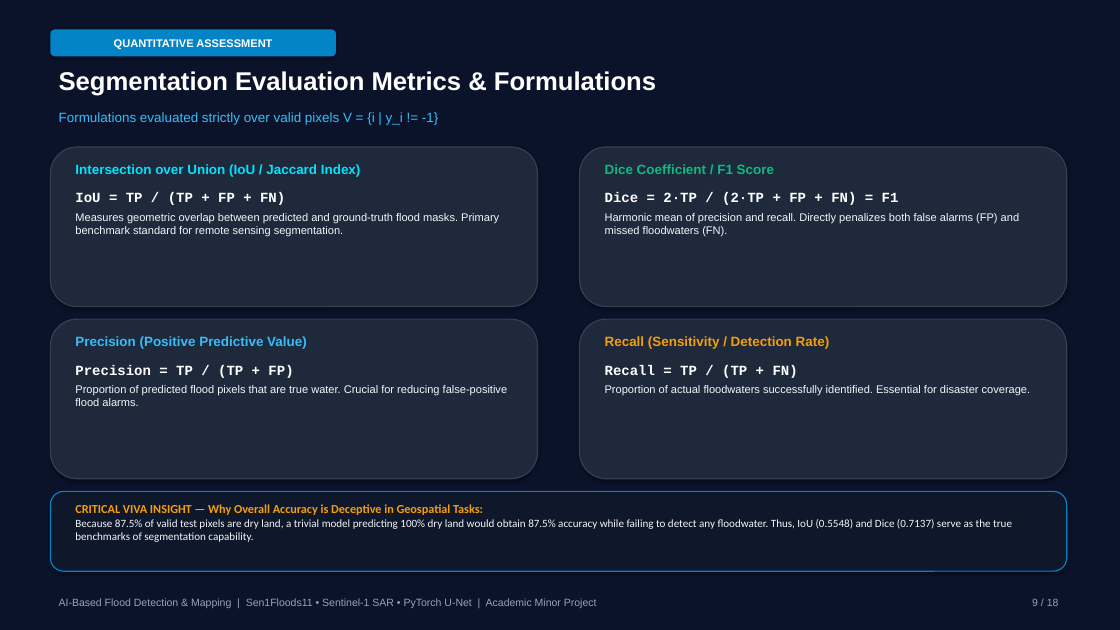
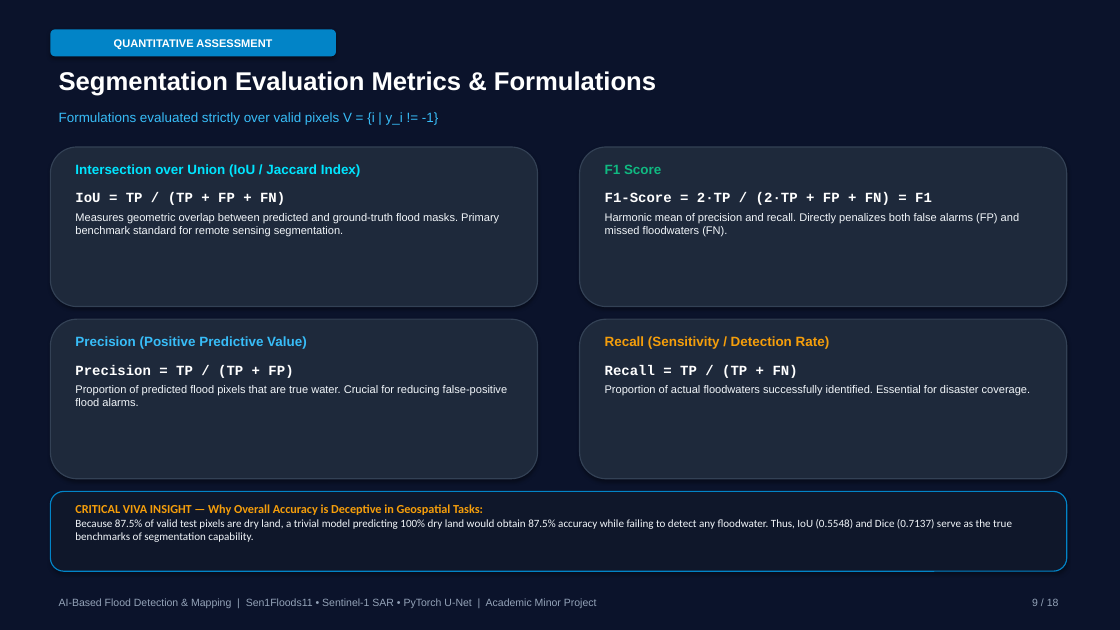
Before and after one commit to SupremeNexas/Ai-flood, a slide deck: slide 10 of AI_Flood_Detection_Minor_Project_Final.pptx (slide 9 before the commit). Drawn at 1120x630 pixels with LibreOffice and Linux fonts; fonts in the diff are those of the drawing. Boxes give left, top, right and bottom in pixels: in the first picture for what was removed or moved away, otherwise in the second. Text is boxed around its words. In the diff, an @@ line names an element or a change of style, - is before the commit and + after.

```diff
--- a/AI_Flood_Detection_Minor_Project_Final.pptx
+++ b/AI_Flood_Detection_Minor_Project_Final.pptx
@@ text at (605, 164, 661, 174): text changed @@
-Dice Coefficient / F1 Score
+F1 Score
@@ text at (605, 192, 932, 205): text changed @@
-Dice = 2·TP / (2·TP + FP + FN) = F1
+F1-Score = 2·TP / (2·TP + FP + FN) = F1
```
Also in this commit, not shown: 4 other slides changed, 1 slide added, 20 other files.
